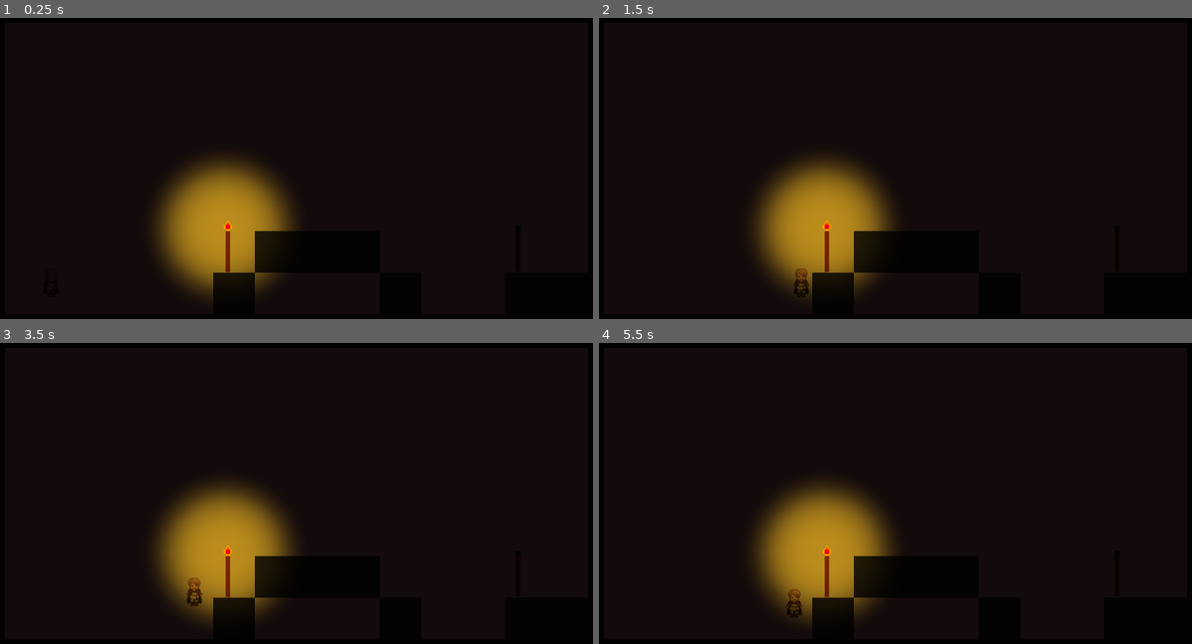
Above: before the commit, frames 1-4 (two rows, left to right).
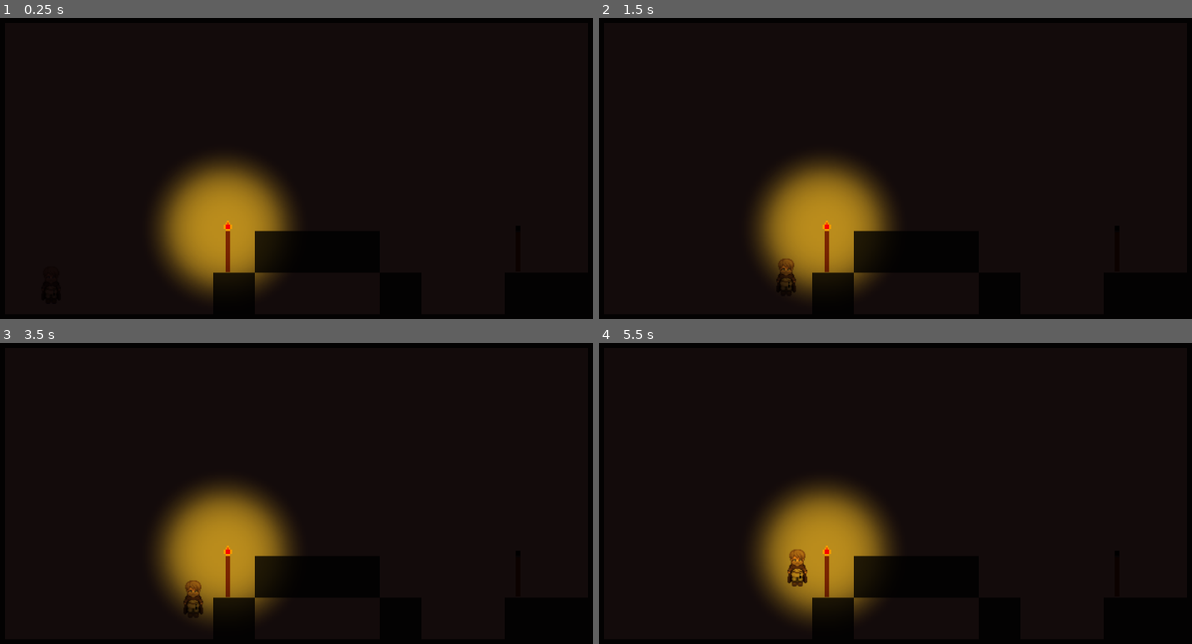
Above: after the commit, the same moments.

Repository: re1nex/portan-ignis
Game: Godot game, scene res://boxleveltesting/BoxLevelTesting.tscn
The game is run twice, just before and just after one commit, with the same random seed, the same clock (stepped at 60 frames per second) and the same inputs.
Inputs:
- Up to frame 1 (0.25 s): no input
- Up to frame 2 (1.5 s): tap Enter at 0.5 s; hold Up (ui_up) 0.53-1.28 s; hold Right (ui_right) from 0.53 s (still down); tap 1 (ui_1, bound only after the commit) at 0.6 s; tap Space at 1.25 s; tap Up (ui_up) at 1.35 s
- Up to frame 3 (3.5 s): tap Up (ui_up) at 1.52, 1.82, 3.02, 3.32 s; tap 1 (ui_1, bound only after the commit) at 1.55, 2.1, 2.85 s; release Right (ui_right) at 2.03 s; hold Left (ui_left) 2.03-2.78 s; hold Up (ui_up) 2.03-2.78 s; tap Enter at 2.75 s; hold Right (ui_right) from 2.78 s (still down)
- Up to frame 4 (5.5 s): hold Up (ui_up) 3.53-4.28 s; release Right (ui_right) at 4.28 s; hold Left (ui_left) 4.28-5.03 s; tap 1 (ui_1, bound only after the commit) at 4.35, 5.1 s; tap Up (ui_up) at 4.52, 4.82 s; tap Space at 5 s; hold Right (ui_right) from 5.03 s (still down); hold Up (ui_up) from 5.03 s (still down)

The runs differ from the first frame. In frame 2, 0.3% of the frame differs, in the area x 29-36%, y 80-92%; in frame 3, 0.2%; in frame 4, 0.4%, in the area x 31-36%, y 68-92%.

Commit message:
#11 added: -interact with ignis -informator node -turning on/off ignis

Diff:
--- a/boxleveltesting/BoxLevelTesting.tscn
+++ b/boxleveltesting/BoxLevelTesting.tscn
@@ -50,3 +50,5 @@
 
 [node name="Player" parent="." instance=ExtResource( 5 )]
 position = Vector2( 134.867, 429.989 )
+scale = Vector2( 1.3, 1.3 )
+[connection signal="ignis_regular_taken" from="Area2D" to="Player" method="_on_IgnisRegularOuter_ignis_regular_taken"]
--- /dev/null
+++ b/player/Informator.gd
@@ -0,0 +1,21 @@
+extends Node
+
+
+# Declare member variables here. Examples:
+# var a = 2
+# var b = "text"
+var is_ignis = false
+var has_weapons = []
+
+
+# Called when the node enters the scene tree for the first time.
+func _ready():
+	for i in range(get_parent().WEAPONS_NUM):
+		has_weapons.append(false)
+
+	pass # Replace with function body.
+
+
+# Called every frame. 'delta' is the elapsed time since the previous frame.
+#func _process(delta):
+#	pass
--- a/player/player.gd
+++ b/player/player.gd
@@ -3,19 +3,19 @@
 class_name Player
 
 
-
-const GRAVITY_VEC = Vector2(0,1000)
+const WEAPONS_NUM = 1
+const GRAVITY_VEC = Vector2(0,1100)
 const FLOOR_NORMAL = Vector2(0, -1)
 const SLOPE_SLIDE_STOP = 25.0
-const WALK_SPEED = 250 # pixels/sec
-const JUMP_SPEED = 300
+const WALK_SPEED = 225 # pixels/sec
+const JUMP_SPEED = 280
 const SIDING_CHANGE_SPEED = 10
 const INERTIA = 0.8
-
+const JUMP_HEIGHT_LIMIT = 55
 var linear_vel = Vector2()
 var shoot_time = 99999 # time since last shot
 
-
+var instruments=[]
 var on_player_area_node
 var in_node_area = false
 
@@ -23,12 +23,14 @@
 
 var height = 0
 var jumping=false
-onready var sprite = $iconWithoutIgnis
+onready var sprite = $iconWithIgnis
 
 
 # Called when the node enters the scene tree for the first time.
 func _ready():
+	$iconWithIgnis.hide()
 	$iconWithoutIgnis.show()
+	instruments.resize(WEAPONS_NUM)
 	pass # Replace with function body.
 
 
@@ -64,16 +66,15 @@
 	# Jumping
 	if on_floor and Input.is_action_pressed("ui_up"):
 		linear_vel.y = -JUMP_SPEED
-		height+=JUMP_SPEED
+		height -= linear_vel.y * delta
 		jumping=true
 
 	elif jumping==true:
-		if Input.is_action_pressed("ui_up") and height < 2500:
+		if Input.is_action_pressed("ui_up") and height < JUMP_HEIGHT_LIMIT:
 			linear_vel.y = -JUMP_SPEED
-			height+=JUMP_SPEED
+			height -= linear_vel.y * delta
 		else:
 			jumping=false
-
 
 	if on_floor:
 		if linear_vel.x < -SIDING_CHANGE_SPEED:
@@ -97,6 +98,18 @@
 	if Input.is_action_just_pressed("ui_interact") and in_node_area:
 		on_player_area_node.activate()
 
+	if Input.is_action_just_pressed("ui_1"):
+		if $Informator.is_ignis:
+			remove_child(instruments.back())
+			$Informator.is_ignis=false
+			$iconWithIgnis.hide()
+			$iconWithoutIgnis.show()
+		elif instruments[0]:
+			add_child(instruments.back())
+			$Informator.is_ignis=true
+			$iconWithoutIgnis.hide()
+			$iconWithIgnis.show()
+
 
 func _on_Area2D_area_entered(area):
 	if area.has_method("activate"):
@@ -109,3 +122,21 @@
 	if on_player_area_node == area:
 		in_node_area = false
 	pass # Replace with function body.
+
+
+
+
+func _on_IgnisRegularOuter_ignis_regular_taken():
+	if $Informator.is_ignis:
+		remove_child(instruments[0])
+
+	$Informator.is_ignis=true
+	var node = preload("res://IgnisRegularInner/IgnisRegularInner.tscn").instance()
+	instruments[0] = node
+	add_child(node)
+	$iconWithoutIgnis.hide()
+	$iconWithIgnis.show()
+	pass # Replace with function body.
+
+func get_informator():
+	return $Informator
--- a/player/player.tscn
+++ b/player/player.tscn
@@ -1,7 +1,9 @@
-[gd_scene load_steps=5 format=2]
+[gd_scene load_steps=7 format=2]
 
 [ext_resource path="res://player/10.png" type="Texture" id=1]
 [ext_resource path="res://player/player.gd" type="Script" id=2]
+[ext_resource path="res://player/20.png" type="Texture" id=3]
+[ext_resource path="res://player/Informator.gd" type="Script" id=4]
 
 [sub_resource type="CircleShape2D" id=1]
 radius = 27.8806
@@ -10,7 +12,11 @@
 extents = Vector2( 12.0862, 22.5747 )
 
 [node name="player" type="KinematicBody2D"]
+collision_layer = 2
 script = ExtResource( 2 )
+
+[node name="iconWithIgnis" type="Sprite" parent="."]
+texture = ExtResource( 3 )
 
 [node name="iconWithoutIgnis" type="Sprite" parent="."]
 texture = ExtResource( 1 )
@@ -24,5 +30,8 @@
 position = Vector2( -0.854378, -0.413305 )
 shape = SubResource( 2 )
 one_way_collision_margin = 0.0
+
+[node name="Informator" type="Node" parent="."]
+script = ExtResource( 4 )
 [connection signal="area_entered" from="Area2D" to="." method="_on_Area2D_area_entered"]
 [connection signal="area_exited" from="Area2D" to="." method="_on_Area2D_area_exited"]
--- a/project.godot
+++ b/project.godot
@@ -36,6 +36,12 @@
 "events": [ Object(InputEventKey,"resource_local_to_scene":false,"resource_name":"","device":0,"alt":false,"shift":false,"control":false,"meta":false,"command":false,"pressed":false,"scancode":69,"unicode":0,"echo":false,"script":null)
  ]
 }
+ui_1={
+"deadzone": 0.5,
+"events": [ Object(InputEventKey,"resource_local_to_scene":false,"resource_name":"","device":0,"alt":false,"shift":false,"control":false,"meta":false,"command":false,"pressed":false,"scancode":49,"unicode":0,"echo":false,"script":null)
+, Object(InputEventKey,"resource_local_to_scene":false,"resource_name":"","device":0,"alt":false,"shift":false,"control":false,"meta":false,"command":false,"pressed":false,"scancode":16777351,"unicode":0,"echo":false,"script":null)
+ ]
+}
 
 [rendering]
 
Binary file added: player/20.png
Not shown, changed: player/20.png.import
Binary file removed: player/hero/obiwan2.png
